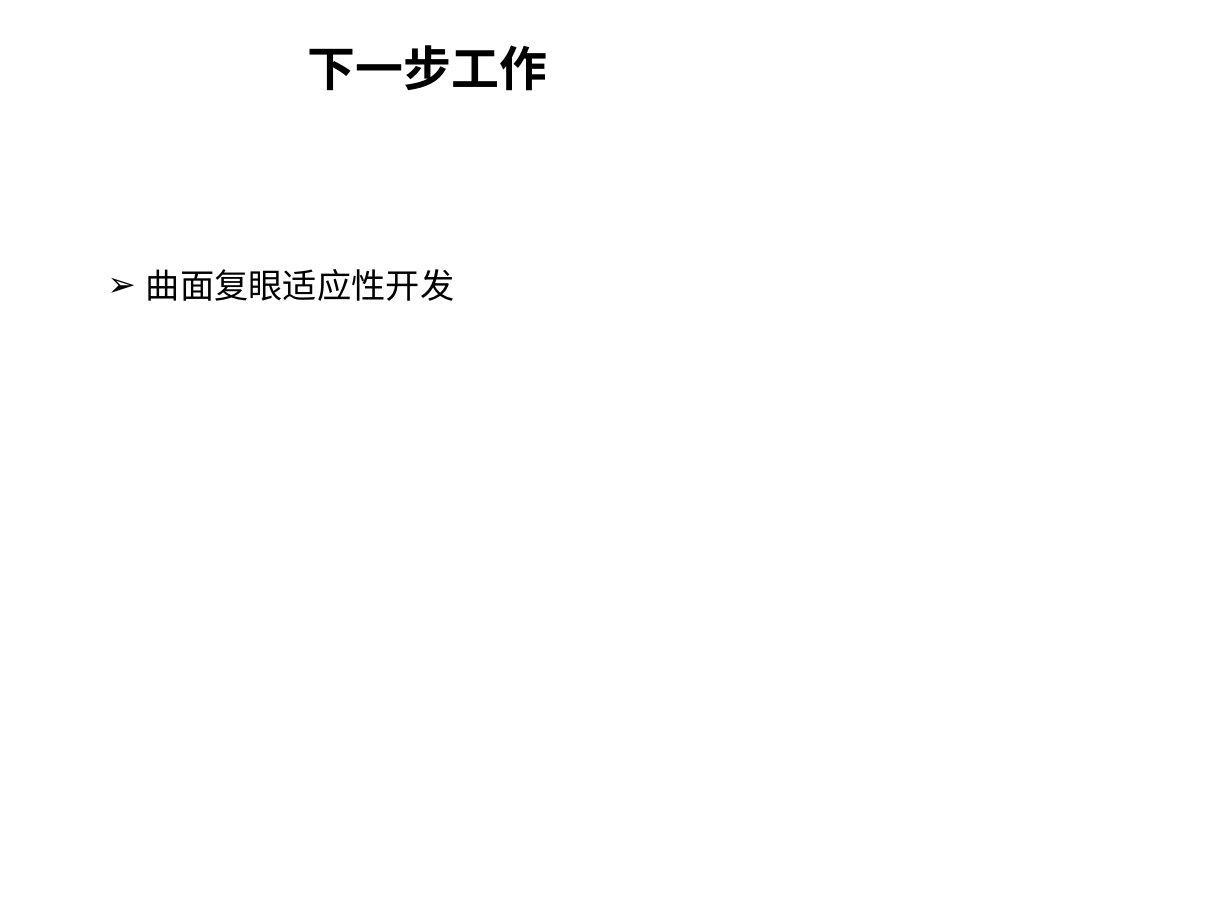
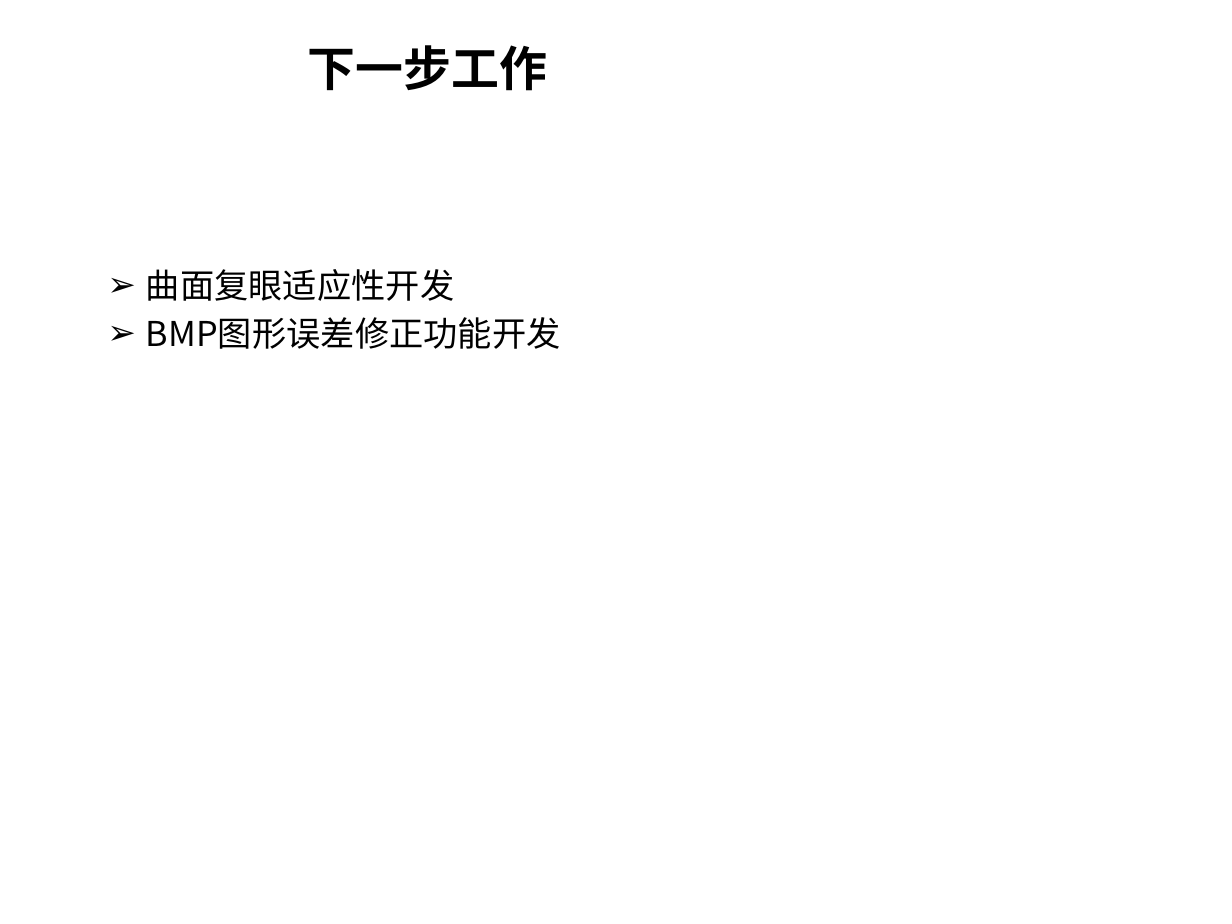
Before and after one commit to ifeelingsNow/MyHouse, a slide deck: slide 9 of 月工作报告_2017_11月__熊欣.pptx. Drawn at 1232x924 pixels with LibreOffice and Linux fonts; fonts in the diff are those of the drawing; background and template pictures are left out. Boxes give left, top, right and bottom in pixels: in the first picture for what was removed or moved away, otherwise in the second. Text is boxed around its words. In the diff, an @@ line names an element or a change of style, - is before the commit and + after.

```diff
--- a/月工作报告_2017_11月__熊欣.pptx
+++ b/月工作报告_2017_11月__熊欣.pptx
@@ text at [146, 317, 561, 349]: paragraph added @@
+  ➢ BMP图形误差修正功能开发
```
Also in this commit, not shown: 1 other file.
